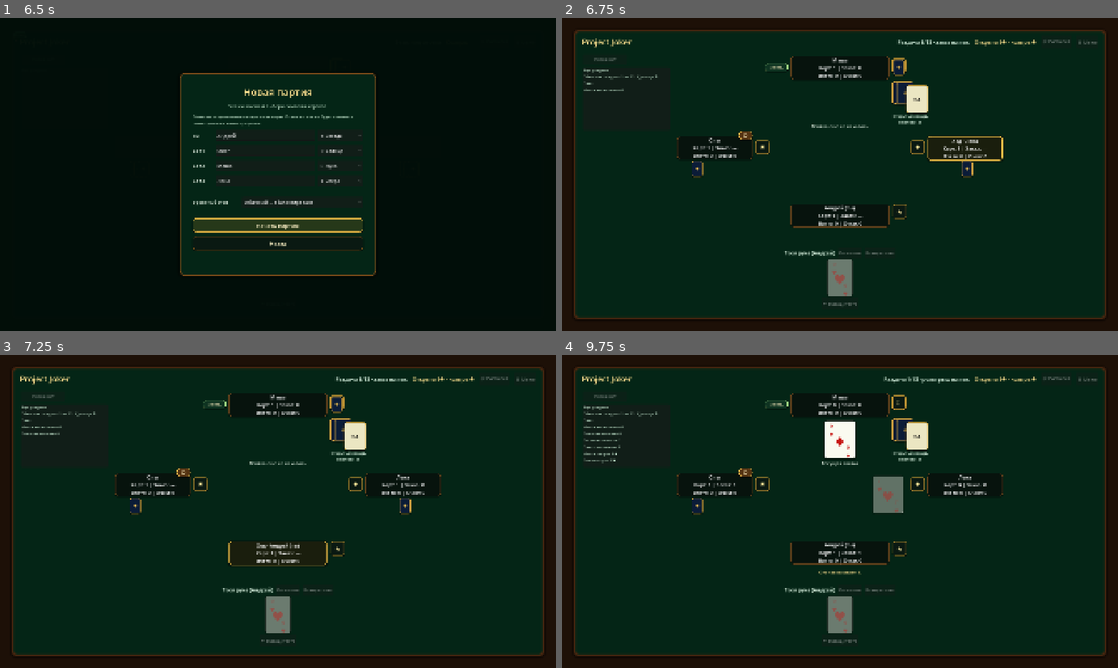
Above: before the commit, frames 1-4 (two rows, left to right).
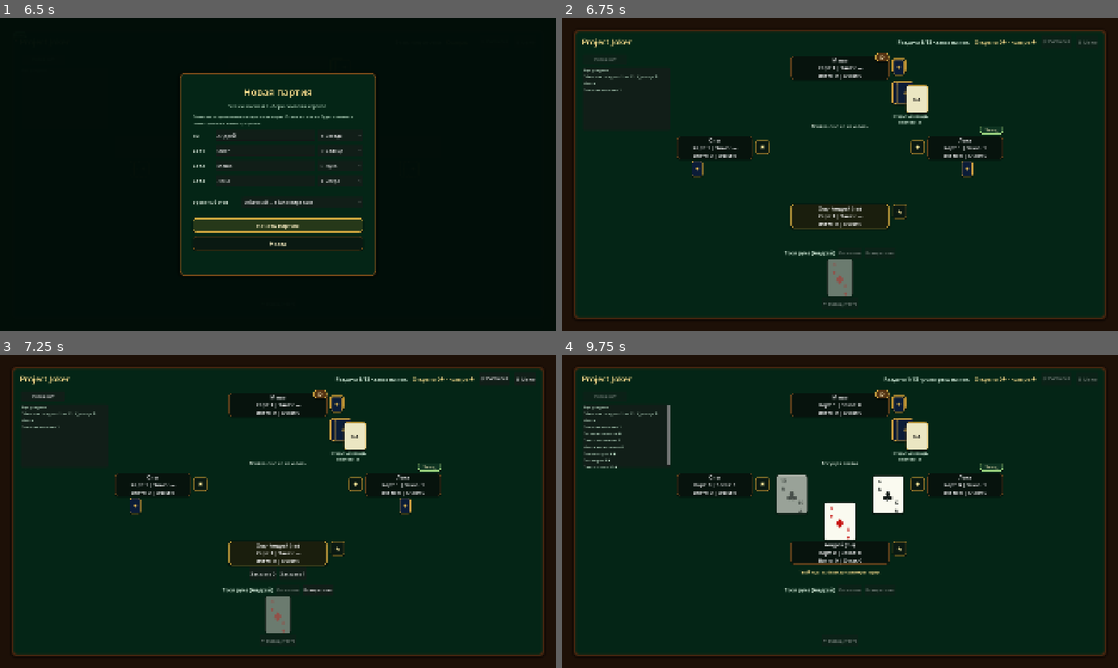
Above: after the commit, the same moments.

Repository: tv-bidosya/project-joker
Game: Godot game, scene res://Scenes/main.tscn
Two runs of this game, one before a commit and one after it. Both use one fixed random seed, a clock stepped at 60 frames per second and the inputs below.
Inputs (mouse positions are in pixels of both pictures, inside the frame that each line leads up to):
- Up to frame 1 (6.5 s): click "📋 Расписка" at 0.5 s; click "История ▾" at 1.25 s; click "По мастям" at 2 s; click "Козыри слева" at 2.75 s; click "↶ Назад (тест)" at 3.5 s; click "Новая партия" at 4.25 s; click "Назад" at 5 s; click "Новая партия" at 5.75 s
- Up to frame 2 (6.75 s): click "Начать партию" at 6.5 s
- Up to frame 3 (7.25 s): no input
- Up to frame 4 (9.75 s): click (823, 574) at 7.25 s, where only the run after the commit has a clickable "Заказать 0"; click (856, 574) at 8 s, where only the run before the commit has a clickable "Заказать 1"; move the mouse to (840, 614) at 8.77 s; click (840, 614) at 8.92 s; tap Enter at 9.5 s; move the mouse to (840, 439) at 9.52 s; click (840, 439) at 9.67 s

Frame 1 is identical in both runs. In frame 2, 1.2% of the frame differs, in the area x 3-80%, y 7-84%; in frame 3, 0.6%; in frame 4, 4.1%, in the area x 3-80%, y 7-89%.

Commit message:
feat: save and resume local games

Diff:
--- a/Scripts/core/GameManager.gd
+++ b/Scripts/core/GameManager.gd
@@ -13,6 +13,9 @@
 const TRICK_WINNER_HOLD_DURATION := 0.7
 const BOT_SPEED_COUNT := 3
 const BOT_DIFFICULTY_COUNT := 3
+const PERSISTENT_SETTINGS_PATH := "user://project_joker_settings.cfg"
+const SESSION_SAVE_PATH := "user://project_joker_session.save"
+const SESSION_SAVE_VERSION := 1
 
 
 enum HandSortMode {
@@ -126,6 +129,8 @@
 	_run_bot_rule_checks()
 	_run_hand_sort_checks()
 	_run_round_history_checks()
+	_run_session_save_checks()
+	_load_persistent_settings()
 	_create_table_visual_styles()
 	_create_player_panels()
 	_create_player_avatar_badges()
@@ -232,6 +237,8 @@
 	_clear_children(menu_content)
 	_add_menu_title("PROJECT JOKER", "Локальная карточная партия для четырёх игроков")
 	_add_menu_spacer(18.0)
+	if _has_saved_session():
+		_add_menu_button("Продолжить партию", _on_continue_saved_game_pressed, true)
 	_add_menu_button("Новая партия", _show_new_game_setup, true)
 	_add_menu_button("Правила", _show_rules_menu)
 	_add_menu_button("Настройки", _show_settings_menu)
@@ -322,6 +329,7 @@
 		configured_avatar_indices[player_index] = new_game_avatar_selectors[player_index].selected
 
 	bot_difficulty = clampi(new_game_bot_difficulty_selector.selected, 0, BOT_DIFFICULTY_COUNT - 1)
+	_save_persistent_settings()
 
 	_on_new_game_pressed()
 
@@ -470,12 +478,14 @@
 
 func _on_new_game_pressed() -> void:
 	is_pause_menu_open = false
+	_delete_saved_session()
 	_reset_game_session()
 	_hide_main_menu()
 	_start_round()
 
 
 func _on_return_to_menu_pressed() -> void:
+	_delete_saved_session()
 	_reset_game_session()
 	_show_main_menu()
 
@@ -515,6 +525,7 @@
 
 
 func _confirm_end_current_session() -> void:
+	_delete_saved_session()
 	_reset_game_session()
 	_show_main_menu()
 
@@ -535,10 +546,390 @@
 	DisplayServer.window_set_mode(
 		DisplayServer.WINDOW_MODE_FULLSCREEN if enabled else DisplayServer.WINDOW_MODE_MAXIMIZED
 	)
+	_save_persistent_settings()
 
 
 func _on_bot_speed_selected(selected_index: int) -> void:
 	bot_speed_index = clampi(selected_index, 0, BOT_SPEED_COUNT - 1)
+	_save_persistent_settings()
+
+
+func _load_persistent_settings() -> void:
+	var config := ConfigFile.new()
+	if config.load(PERSISTENT_SETTINGS_PATH) != OK:
+		return
+
+	for player_index in PLAYER_NAMES.size():
+		var saved_name: String = str(config.get_value("players", "name_%d" % player_index, configured_player_names[player_index])).strip_edges()
+		configured_player_names[player_index] = saved_name if not saved_name.is_empty() else str(PLAYER_NAMES[player_index])
+		var saved_avatar: int = int(config.get_value("players", "avatar_%d" % player_index, configured_avatar_indices[player_index]))
+		configured_avatar_indices[player_index] = clampi(saved_avatar, 0, 3)
+
+	var saved_difficulty: int = int(config.get_value("game", "bot_difficulty", BotDifficulty.NORMAL))
+	bot_difficulty = clampi(saved_difficulty, 0, BOT_DIFFICULTY_COUNT - 1)
+	var saved_speed: int = int(config.get_value("game", "bot_speed", bot_speed_index))
+	bot_speed_index = clampi(saved_speed, 0, BOT_SPEED_COUNT - 1)
+
+	var fullscreen_enabled: bool = bool(config.get_value("display", "fullscreen", false))
+	DisplayServer.window_set_mode(
+		DisplayServer.WINDOW_MODE_FULLSCREEN if fullscreen_enabled else DisplayServer.WINDOW_MODE_MAXIMIZED
+	)
+
+
+func _save_persistent_settings() -> void:
+	var config := ConfigFile.new()
+
+	for player_index in PLAYER_NAMES.size():
+		config.set_value("players", "name_%d" % player_index, configured_player_names[player_index])
+		config.set_value("players", "avatar_%d" % player_index, configured_avatar_indices[player_index])
+
+	config.set_value("game", "bot_difficulty", bot_difficulty)
+	config.set_value("game", "bot_speed", bot_speed_index)
+	config.set_value(
+		"display",
+		"fullscreen",
+		DisplayServer.window_get_mode() == DisplayServer.WINDOW_MODE_FULLSCREEN
+	)
+	config.save(PERSISTENT_SETTINGS_PATH)
+
+
+func _has_saved_session() -> bool:
+	return FileAccess.file_exists(SESSION_SAVE_PATH)
+
+
+func _save_current_session() -> void:
+	if game.current_round.state == Round.State.SETUP or _is_full_game_complete():
+		return
+
+	var save_file := FileAccess.open(SESSION_SAVE_PATH, FileAccess.WRITE)
+	if save_file == null:
+		push_error("Не удалось открыть файл сохранения партии.")
+		return
+
+	save_file.store_var(_create_session_save_data(), false)
+
+
+func _delete_saved_session() -> void:
+	if _has_saved_session():
+		DirAccess.remove_absolute(ProjectSettings.globalize_path(SESSION_SAVE_PATH))
+
+
+func _create_session_save_data() -> Dictionary:
+	var actions: Array[String] = []
+	for action in recent_actions:
+		actions.append(action)
+
+	return {
+		"version": SESSION_SAVE_VERSION,
+		"player_names": configured_player_names.duplicate(),
+		"avatar_indices": configured_avatar_indices.duplicate(),
+		"bot_difficulty": bot_difficulty,
+		"game": _serialize_game_state(),
+		"normal_round_index": normal_round_index,
+		"dark_round_index": dark_round_index,
+		"no_trump_round_index": no_trump_round_index,
+		"golden_round_index": golden_round_index,
+		"misere_round_index": misere_round_index,
+		"round_history": round_history.duplicate(true),
+		"recent_actions": actions,
+		"last_trick_text": last_trick_text,
+		"action_text": action_text,
+		"hand_sort_mode": hand_sort_mode,
+		"score_sheet_visible": is_score_sheet_visible,
+		"round_history_visible": is_round_history_visible
+	}
+
+
+func _serialize_game_state() -> Dictionary:
+	var player_states: Array[Dictionary] = []
+
+	for player in game.players:
+		player_states.append({
+			"hand": _serialize_cards(player.hand),
+			"bid": player.bid,
+			"tricks_taken": player.tricks_taken,
+			"total_score": player.total_score,
+			"exact_orders_completed": player.exact_orders_completed
+		})
+
+	return {
+		"players": player_states,
+		"deck_cards": _serialize_cards(game.deck.cards),
+		"round": {
+			"number": game.current_round.number,
+			"cards_per_player": game.current_round.cards_per_player,
+			"round_type": game.current_round.round_type,
+			"trump": game.current_round.trump,
+			"dealer_index": game.current_round.dealer_index,
+			"player_count": game.current_round.player_count,
+			"current_player_index": game.current_round.current_player_index,
+			"lead_player_index": game.current_round.lead_player_index,
+			"bids": game.current_round.bids.duplicate(),
+			"bids_made": game.current_round.bids_made,
+			"tricks_played": game.current_round.tricks_played,
+			"state": game.current_round.state
+		},
+		"active_trick": _serialize_active_trick(),
+		"trump_card": _serialize_optional_card(game.trump_card),
+		"last_completed_trick_cards": _serialize_cards(game.last_completed_trick_cards),
+		"last_completed_trick_played_by": game.last_completed_trick_played_by.duplicate(),
+		"last_completed_trick_joker_mode": game.last_completed_trick_joker_mode,
+		"last_completed_trick_declared_suit": game.last_completed_trick_declared_suit,
+		"last_completed_trick_forced_card_rank": game.last_completed_trick_forced_card_rank,
+		"dealer_index": game.dealer_index,
+		"last_trick_winner_index": game.last_trick_winner_index,
+		"round_number": game.round_number,
+		"cards_are_dealt": game.cards_are_dealt
+	}
+
+
+func _serialize_active_trick() -> Dictionary:
+	if game.active_trick == null:
+		return {}
+
+	return {
+		"player_count": game.active_trick.player_count,
+		"trump": game.active_trick.trump,
+		"leader_index": game.active_trick.leader_index,
+		"current_player_index": game.active_trick.current_player_index,
+		"lead_suit": game.active_trick.lead_suit,
+		"joker_mode": game.active_trick.joker_mode,
+		"declared_suit": game.active_trick.declared_suit,
+		"forced_card_rank": game.active_trick.forced_card_rank,
+		"played_cards": _serialize_cards(game.active_trick.played_cards),
+		"played_by": game.active_trick.played_by.duplicate()
+	}
+
+
+func _serialize_cards(cards: Array[Card]) -> Array[Dictionary]:
+	var serialized_cards: Array[Dictionary] = []
+
+	for card in cards:
+		serialized_cards.append(_serialize_card(card))
+
+	return serialized_cards
+
+
+func _serialize_optional_card(card: Card) -> Dictionary:
+	return {} if card == null else _serialize_card(card)
+
+
+func _serialize_card(card: Card) -> Dictionary:
+	return {
+		"suit": card.suit,
+		"rank": card.rank,
+		"is_joker": card.is_joker
+	}
+
+
+func _on_continue_saved_game_pressed() -> void:
+	if not _load_saved_session():
+		_delete_saved_session()
+		_build_main_menu_content()
+		return
+
+	is_pause_menu_open = false
+	_hide_main_menu()
+	_refresh_ui()
+	_advance_automatic_actions()
+
+
+func _load_saved_session() -> bool:
+	if not _has_saved_session():
+		return false
+
+	var save_file := FileAccess.open(SESSION_SAVE_PATH, FileAccess.READ)
+	if save_file == null:
+		return false
+
+	var saved_data: Variant = save_file.get_var(false)
+	if not (saved_data is Dictionary):
+		return false
+
+	var save_data: Dictionary = saved_data
+	if int(save_data.get("version", 0)) != SESSION_SAVE_VERSION:
+		return false
+
+	var saved_names: Array = save_data.get("player_names", [])
+	var saved_avatars: Array = save_data.get("avatar_indices", [])
+	var game_data_variant: Variant = save_data.get("game", {})
+	if saved_names.size() != PLAYER_NAMES.size() or saved_avatars.size() != PLAYER_NAMES.size() or not (game_data_variant is Dictionary):
+		return false
+
+	configured_player_names.clear()
+	configured_avatar_indices.clear()
+	for player_index in PLAYER_NAMES.size():
+		var restored_name: String = str(saved_names[player_index]).strip_edges()
+		configured_player_names.append(restored_name if not restored_name.is_empty() else str(PLAYER_NAMES[player_index]))
+		configured_avatar_indices.append(clampi(int(saved_avatars[player_index]), 0, 3))
+
+	bot_difficulty = clampi(int(save_data.get("bot_difficulty", BotDifficulty.NORMAL)), 0, BOT_DIFFICULTY_COUNT - 1)
+	var restored_game := _deserialize_game_state(game_data_variant, configured_player_names)
+	if restored_game == null:
+		return false
+
+	game = restored_game
+	normal_round_index = int(save_data.get("normal_round_index", 0))
+	dark_round_index = int(save_data.get("dark_round_index", -1))
+	no_trump_round_index = int(save_data.get("no_trump_round_index", -1))
+	golden_round_index = int(save_data.get("golden_round_index", -1))
+	misere_round_index = int(save_data.get("misere_round_index", -1))
+	last_trick_text = str(save_data.get("last_trick_text", "Взятка ещё не началась"))
+	action_text = str(save_data.get("action_text", "Партия продолжена."))
+	hand_sort_mode = clampi(int(save_data.get("hand_sort_mode", HandSortMode.BY_SUIT)), HandSortMode.BY_SUIT, HandSortMode.TRUMPS_LEFT)
+	is_score_sheet_visible = bool(save_data.get("score_sheet_visible", false))
+	is_round_history_visible = bool(save_data.get("round_history_visible", true))
+
+	round_history.clear()
+	var saved_round_history: Array = save_data.get("round_history", [])
+	for record in saved_round_history:
+		if record is Dictionary:
+			round_history.append(record)
+
+	recent_actions.clear()
+	var saved_actions: Array = save_data.get("recent_actions", [])
+	for saved_action in saved_actions:
+		recent_actions.append(str(saved_action))
+
+	is_processing_automatic_actions = false
+	test_checkpoints.clear()
+	pending_test_checkpoint.clear()
+	pending_joker_card = null
+	pending_joker_suit = -1
+	_reset_trick_presentation()
+	_restore_next_round_button()
+	_save_persistent_settings()
+	return true
+
+
+func _deserialize_game_state(game_data: Dictionary, player_names: Array[String]) -> Game:
+	var player_states: Array = game_data.get("players", [])
+	var round_data_variant: Variant = game_data.get("round", {})
+	if player_states.size() != PLAYER_NAMES.size() or not (round_data_variant is Dictionary):
+		return null
+
+	var restored_game := Game.new(player_names)
+	var restored_player_states: Array[Dictionary] = []
+	for player_state_variant in player_states:
+		if not (player_state_variant is Dictionary):
+			return null
+		var player_state: Dictionary = player_state_variant
+		var hand_data: Array = player_state.get("hand", [])
+		restored_player_states.append({
+			"hand": _deserialize_cards(hand_data),
+			"bid": int(player_state.get("bid", -1)),
+			"tricks_taken": int(player_state.get("tricks_taken", 0)),
+			"total_score": int(player_state.get("total_score", 0)),
+			"exact_orders_completed": int(player_state.get("exact_orders_completed", 0))
+		})
+
+	var round_data: Dictionary = round_data_variant
+	var active_trick_data: Dictionary = game_data.get("active_trick", {})
+	var trump_card_data: Dictionary = game_data.get("trump_card", {})
+	var deck_cards_data: Array = game_data.get("deck_cards", [])
+	var last_cards_data: Array = game_data.get("last_completed_trick_cards", [])
+	var played_by_data: Array = game_data.get("last_completed_trick_played_by", [])
+	var bids_data: Array = round_data.get("bids", [])
+
+	restored_game.restore_snapshot({
+		"players": restored_player_states,
+		"deck_cards": _deserialize_cards(deck_cards_data),
+		"round": {
+			"number": int(round_data.get("number", 0)),
+			"cards_per_player": int(round_data.get("cards_per_player", 0)),
+			"round_type": int(round_data.get("round_type", Round.RoundType.NORMAL)),
+			"trump": int(round_data.get("trump", Round.TrumpSuit.NONE)),
+			"dealer_index": int(round_data.get("dealer_index", -1)),
+			"player_count": int(round_data.get("player_count", PLAYER_NAMES.size())),
+			"current_player_index": int(round_data.get("current_player_index", -1)),
+			"lead_player_index": int(round_data.get("lead_player_index", -1)),
+			"bids": bids_data,
+			"bids_made": int(round_data.get("bids_made", 0)),
+			"tricks_played": int(round_data.get("tricks_played", 0)),
+			"state": int(round_data.get("state", Round.State.SETUP))
+		},
+		"active_trick": _deserialize_active_trick(active_trick_data),
+		"trump_card": _deserialize_optional_card(trump_card_data),
+		"last_completed_trick_cards": _deserialize_cards(last_cards_data),
+		"last_completed_trick_played_by": played_by_data,
+		"last_completed_trick_joker_mode": int(game_data.get("last_completed_trick_joker_mode", Trick.JokerMode.NONE)),
+		"last_completed_trick_declared_suit": int(game_data.get("last_completed_trick_declared_suit", -1)),
+		"last_completed_trick_forced_card_rank": int(game_data.get("last_completed_trick_forced_card_rank", Trick.ForcedCardRank.NONE)),
+		"dealer_index": int(game_data.get("dealer_index", -1)),
+		"last_trick_winner_index": int(game_data.get("last_trick_winner_index", -1)),
+		"round_number": int(game_data.get("round_number", 0)),
+		"cards_are_dealt": bool(game_data.get("cards_are_dealt", false))
+	})
+
+	return restored_game
+
+
+func _deserialize_active_trick(trick_data: Dictionary) -> Dictionary:
+	if trick_data.is_empty():
+		return {}
+
+	var played_cards_data: Array = trick_data.get("played_cards", [])
+	var played_by_data: Array = trick_data.get("played_by", [])
+	return {
+		"player_count": int(trick_data.get("player_count", PLAYER_NAMES.size())),
+		"trump": int(trick_data.get("trump", Round.TrumpSuit.NONE)),
+		"leader_index": int(trick_data.get("leader_index", -1)),
+		"current_player_index": int(trick_data.get("current_player_index", -1)),
+		"lead_suit": int(trick_data.get("lead_suit", -1)),
+		"joker_mode": int(trick_data.get("joker_mode", Trick.JokerMode.NONE)),
+		"declared_suit": int(trick_data.get("declared_suit", -1)),
+		"forced_card_rank": int(trick_data.get("forced_card_rank", Trick.ForcedCardRank.NONE)),
+		"played_cards": _deserialize_cards(played_cards_data),
+		"played_by": played_by_data
+	}
+
+
+func _deserialize_cards(cards_data: Array) -> Array[Card]:
+	var cards: Array[Card] = []
+
+	for card_data_variant in cards_data:
+		if not (card_data_variant is Dictionary):
+			continue
+		var card: Card = _deserialize_card(card_data_variant)
+		if card != null:
+			cards.append(card)
+
+	return cards
+
+
+func _deserialize_optional_card(card_data: Dictionary) -> Card:
+	return null if card_data.is_empty() else _deserialize_card(card_data)
+
+
+func _deserialize_card(card_data: Dictionary) -> Card:
+	var card := Card.new()
+	card.suit = clampi(int(card_data.get("suit", Card.Suit.CLUBS)), Card.Suit.CLUBS, Card.Suit.DIAMONDS)
+	card.rank = clampi(int(card_data.get("rank", Card.Rank.SIX)), Card.Rank.SIX, Card.Rank.ACE)
+	card.is_joker = bool(card_data.get("is_joker", false))
+	return card
+
+
+func _restore_next_round_button() -> void:
+	var round_is_finished := game.current_round.state == Round.State.FINISHED
+	next_round_button.visible = round_is_finished
+	next_round_button.disabled = false
+
+	if not round_is_finished:
+		return
+
+	if _is_full_game_complete():
+		next_round_button.text = "Партия завершена"
+		next_round_button.disabled = true
+	elif _is_normal_round() and normal_round_index >= NORMAL_ROUND_COUNT - 1:
+		next_round_button.text = "Начать тёмную серию"
+	elif _is_dark_round() and dark_round_index >= DARK_ROUND_COUNT - 1:
+		next_round_button.text = "Начать бескозырную серию"
+	elif _is_no_trump_round() and no_trump_round_index >= NO_TRUMP_ROUND_COUNT - 1:
+		next_round_button.text = "Начать золотую серию"
+	elif _is_golden_round() and golden_round_index >= GOLDEN_ROUND_COUNT - 1:
+		next_round_button.text = "Начать мизерную серию"
+	else:
+		next_round_button.text = "Следующая раздача"
 
 
 func _get_bot_action_delay() -> float:
@@ -623,6 +1014,7 @@
 	next_round_button.visible = false
 	next_round_button.disabled = false
 	_refresh_ui()
+	_save_current_session()
 	_advance_automatic_actions()
 
 
@@ -701,6 +1093,7 @@
 	action_text = "%s заказывает %d." % [game.players[player_index].display_name, bid]
 	_add_history(action_text)
 	_announce_dark_cards_dealt(cards_were_hidden)
+	_save_current_session()
 	return true
 
 
@@ -737,6 +1130,7 @@
 	_record_play(player.display_name, card, player_index)
 	if card.is_joker:
 		_add_history(_get_joker_rule_text(joker_mode, declared_suit, Trick.ForcedCardRank.NONE, is_leading_joker))
+	_save_current_session()
 	return true
 
 
@@ -757,6 +1151,7 @@
 	action_text = "Ты заказываешь %d." % bid
 	_add_history(action_text)
 	_announce_dark_cards_dealt(cards_were_hidden)
+	_save_current_session()
 	_refresh_ui()
 	_advance_automatic_actions()
 
@@ -779,6 +1174,7 @@
 		return
 
 	_record_play("Ты", card, HUMAN_PLAYER_INDEX)
+	_save_current_session()
 	_advance_automatic_actions()
 
 
@@ -813,6 +1209,7 @@
 	_add_history(_get_joker_rule_text(mode, declared_suit, forced_card_rank, is_leading_joker))
 	pending_joker_card = null
 	pending_joker_suit = -1
+	_save_current_session()
 	_advance_automatic_actions()
 
 
@@ -829,6 +1226,7 @@
 	action_text = "Тест: возвращено к началу прошлого твоего решения."
 	recent_actions = checkpoint["recent_actions"].duplicate()
 	pending_test_checkpoint = _create_test_checkpoint()
+	_save_current_session()
 	_refresh_ui()
 
 
@@ -837,6 +1235,7 @@
 		return
 
 	is_score_sheet_visible = not is_score_sheet_visible
+	_save_current_session()
 	_refresh_ui()
 
 
@@ -845,6 +1244,7 @@
 		return
 
 	is_round_history_visible = not is_round_history_visible
+	_save_current_session()
 	_refresh_ui()
 
 
@@ -853,6 +1253,7 @@
 		return
 
 	hand_sort_mode = HandSortMode.BY_SUIT
+	_save_current_session()
 	_refresh_ui()
 
 
@@ -861,6 +1262,7 @@
 		return
 
 	hand_sort_mode = HandSortMode.TRUMPS_LEFT
+	_save_current_session()
 	_refresh_ui()
 
 
@@ -955,7 +1357,10 @@
 	_refresh_ui()
 
 	if _is_full_game_complete():
+		_delete_saved_session()
 		_show_final_session_menu()
+	else:
+		_save_current_session()
 
 
 func _record_play(player_name: String, card: Card, player_index: int) -> void:
@@ -3087,6 +3492,30 @@
 	game = original_game
 
 
+func _run_session_save_checks() -> void:
+	var original_game := game
+	var test_names: Array[String] = ["Тест 1", "Тест 2", "Тест 3", "Тест 4"]
+	var test_game := Game.new(test_names)
+	assert(test_game.start_round(2, Round.RoundType.NORMAL, Round.TrumpSuit.CLUBS), "Проверка сохранения: тестовая раздача должна запускаться.")
+	test_game.current_round.start_playing_without_bids()
+	game = test_game
+
+	var leader_index := test_game.current_round.current_player_index
+	var leading_card: Card = test_game.players[leader_index].hand[0]
+	assert(test_game.play_card(leader_index, leading_card), "Проверка сохранения: первая карта должна сыграться.")
+
+	var saved_game_data := _serialize_game_state()
+	var restored_game := _deserialize_game_state(saved_game_data, test_names)
+	assert(restored_game != null, "Проверка сохранения: состояние игры должно восстановиться.")
+	assert(restored_game.players.size() == test_game.players.size(), "Проверка сохранения: число игроков должно сохраниться.")
+	assert(restored_game.deck.cards.size() == test_game.deck.cards.size(), "Проверка сохранения: остаток колоды должен сохраниться.")
+	assert(restored_game.active_trick != null, "Проверка сохранения: незавершённая взятка должна сохраниться.")
+	assert(restored_game.active_trick.played_cards.size() == 1, "Проверка сохранения: карта на столе должна сохраниться.")
+	assert(restored_game.players[leader_index].hand.size() == test_game.players[leader_index].hand.size(), "Проверка сохранения: рука игрока должна сохраниться.")
+
+	game = original_game
+
+
 func _create_card(suit: Card.Suit, rank: Card.Rank, is_joker := false) -> Card:
 	var card := Card.new()
 	card.suit = suit
